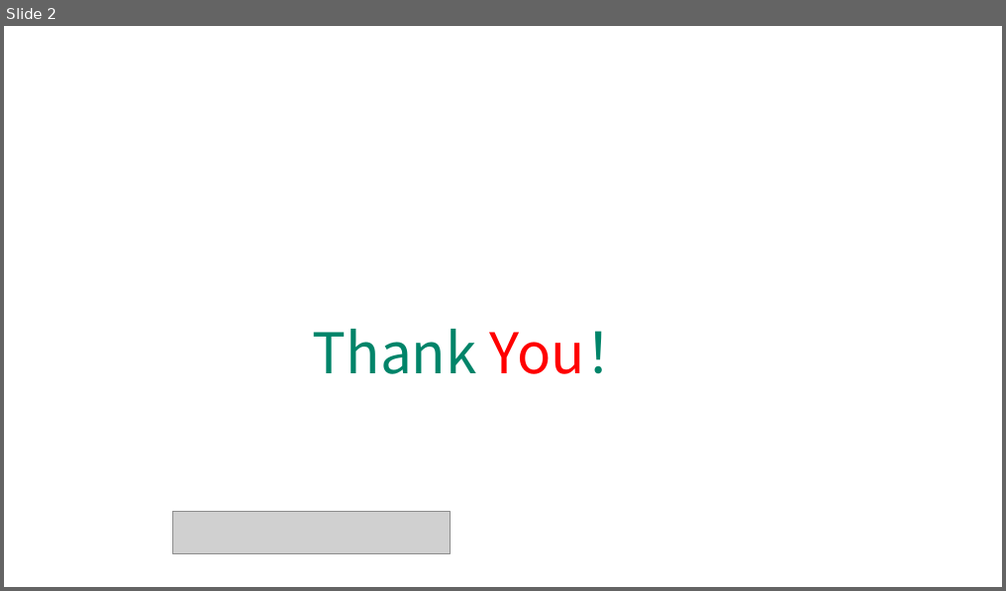
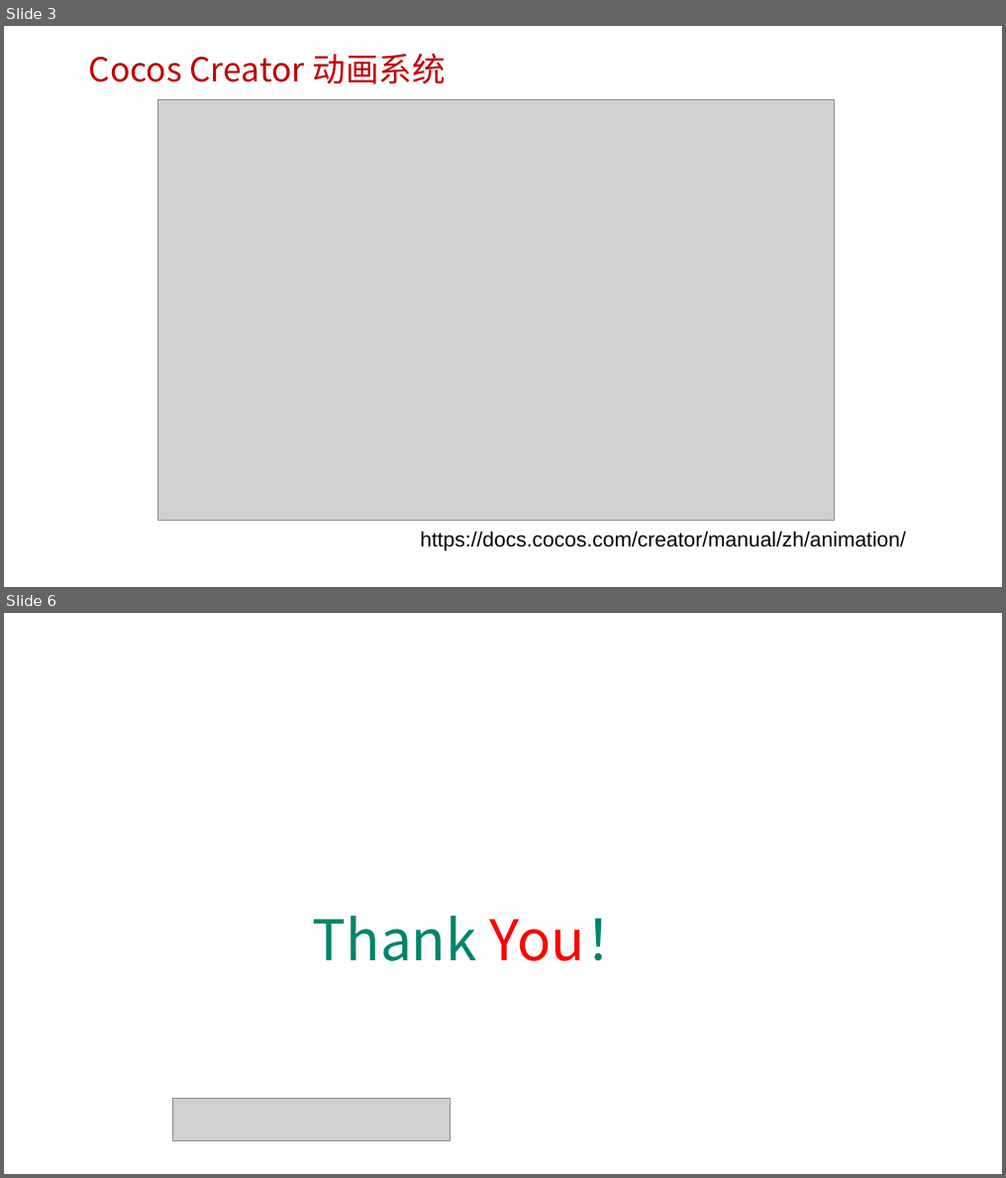
Before and after one commit to edu2act/course-H5-Animation-and-Game-Development, a slide deck: materials/slides/ch20.pptx. Shown one above the other, each under a label of ours: slide 2 before the commit, slides 3 and 6 after it; the slides between them are not shown. The pictures are 1006x591 and 1006x1178 pixels, drawn with LibreOffice and Linux fonts; fonts in the diff are those of the drawing; grey boxes stand for pictures; background and template pictures are left out. Boxes give left, top, right and bottom in pixels: in the first picture for what was removed or moved away, otherwise in the second. Text is boxed around its words. In the diff, an @@ line names an element or a change of style, - is before the commit and + after.

```diff
--- a/materials/slides/ch20.pptx
+++ b/materials/slides/ch20.pptx
@@ slide 3 added at (4,26,1002,587), background picture (left out) @@
@@ text added at (89,54,445,84), 32 pt, text #C00000 @@
+Cocos Creator 动画系统
@@ picture added at (157,100,834,521) @@
@@ text added at (420,531,906,552), 20 pt, text #000000 @@
+https://docs.cocos.com/creator/manual/zh/animation/
@@ what was slide 2 is now slide 6 @@
```
Also in this commit, not shown: 1 slide changed, 3 other slides added, 7 other files.
